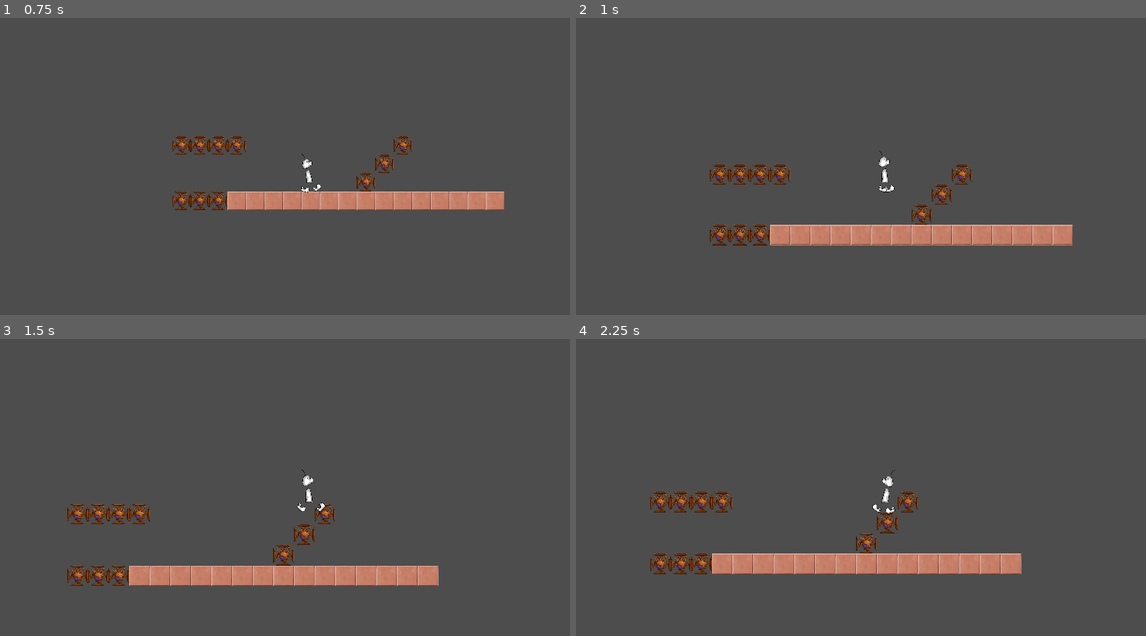
Above: before the commit, frames 1-4 (two rows, left to right).
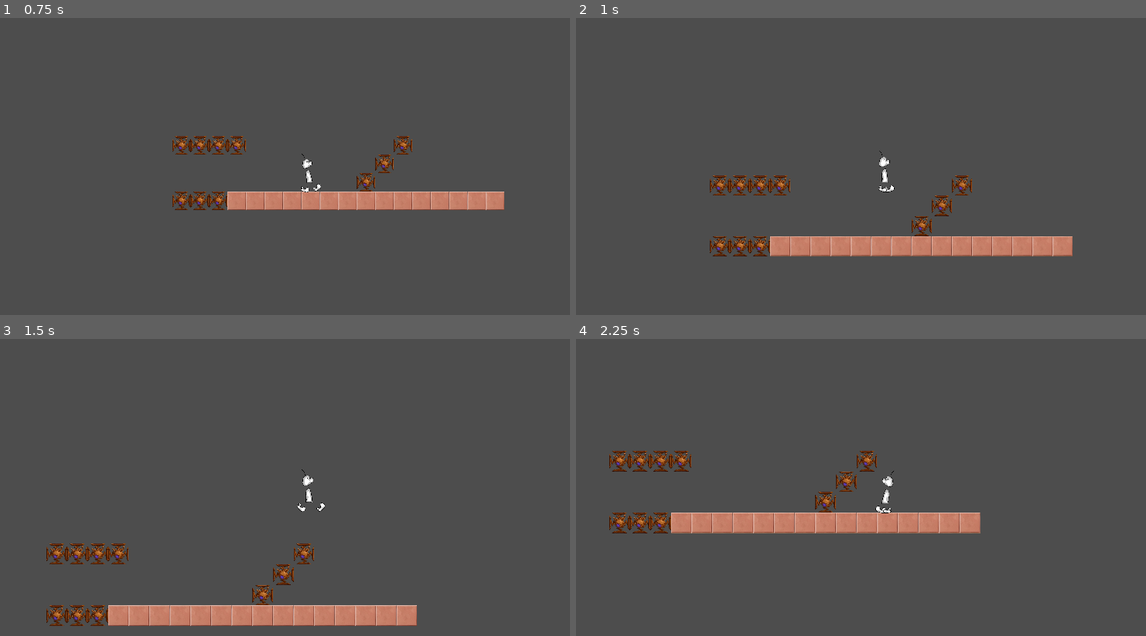
Above: after the commit, the same moments.

Repository: jacob-grahn/platform-racing-4
Game: Godot game, scene res://tiles/bounce/BounceTest.tscn
The game is run twice, just before and just after one commit, with the same random seed, the same clock (stepped at 60 frames per second) and the same inputs. This scene is started directly instead of the project's main scene.
Inputs (mouse positions are in pixels of both pictures, inside the frame that each line leads up to):
- Up to frame 1 (0.75 s): move the mouse to (444, 175) at 0.52 s; hold Right (right) from 0.53 s (still down); hold Space (item) from 0.53 s (still down); click (444, 175) at 0.67 s
- Up to frame 2 (1 s): keep holding Right (right); keep holding Space (item); tap Up (jump) at 0.77 s
- Up to frame 3 (1.5 s): release Right (right) at 1.25 s; release Space (item) at 1.25 s; drag from (188, 529) to (307, 505) at 1.27 s
- Up to frame 4 (2.25 s): move the mouse to (946, 437) at 2.02 s; hold Left (left) from 2.03 s (still down); hold Space (item) from 2.03 s (still down)

Frame 1 is identical in both runs. In frame 2, 6.7% of the frame differs, in the area x 23-88%, y 49-81%; in frame 3, 10%; in frame 4, 11%, in the area x 5-79%, y 37-80%.
Error before the commit: Cannot call method 'get_parent' on a null value. (res://character/Character.gd:73)
Error after the commit: Cannot call method 'get_parent' on a null value. (res://character/Character.gd:74)

Commit message:
Add files via upload

Diff:
--- a/client/character/Character.gd
+++ b/client/character/Character.gd
@@ -1,9 +1,10 @@
 extends CharacterBody2D
 class_name Character
 
-const SPEED = 900.0
-const JUMP_VELOCITY = Vector2(0, -300.0)
-const FASTFALL_VELOCITY = Vector2(0, 100.0)
+const SPEED = 975.0
+const JUMP_VELOCITY = Vector2(0, -375.0)
+const FASTFALL_VELOCITY = Vector2(0, 65.0)
+const MAXFALL_VELOCITY = 6500.0
 const SWIM_UP_VELOCITY = Vector2(0, -SPEED * 6)
 const TRACTION = 2500
 const FRICTION = 0.1
@@ -119,6 +120,12 @@
 		if jump_timer <= 0:
 			jumped = false
 			jump_timer = 0
+	# Caps falling velocity.
+	if abs(velocity.y) > MAXFALL_VELOCITY:
+		if velocity.y > 0:
+			velocity.y = MAXFALL_VELOCITY
+		else:
+			velocity.y = MAXFALL_VELOCITY * -1
 
 	# Airborne behavior
 	if not is_on_floor():
